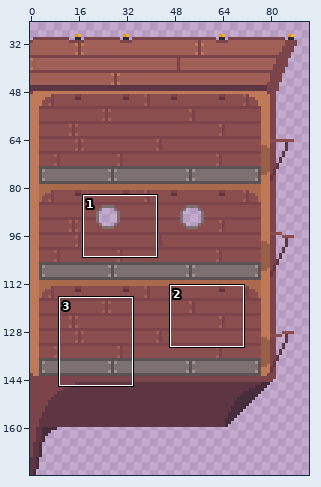
File history of a sprite sheet, Assets/Sprites/Level/Airship_Player.png. The picture above shows the old version from afar; the outline marks the close-up.
Close-up. As it was:
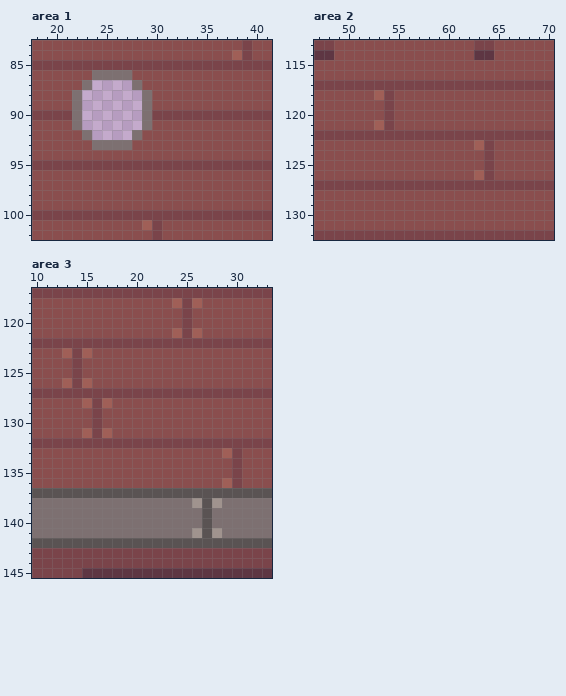
The file is 96x176 pixels. Colours within 5 levels of each other are drawn and written as one. Shown: area 1: x 18..41, y 83..102; area 2: x 47..70, y 113..132; area 3: x 10..33, y 117..145. The wide view leaves out empty margins. The commit also changed other parts of the picture, which this record leaves out.
After:
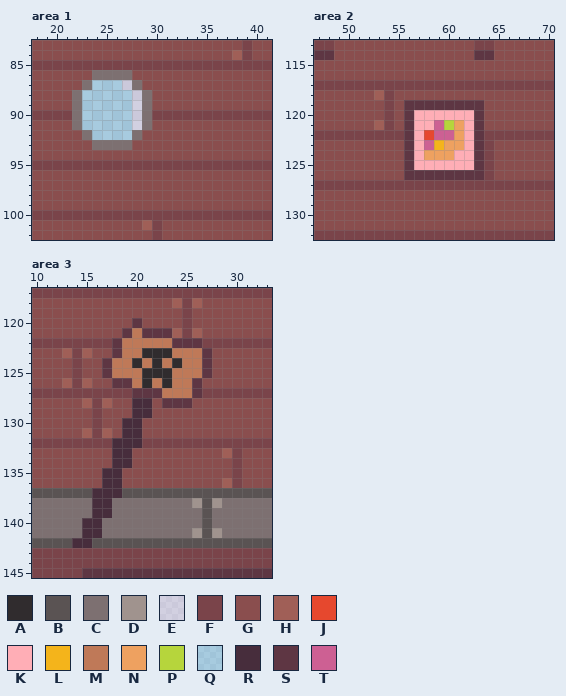
Palette (. is transparent): A #302c2e  B #5a5353  C #7d7071  D #a0938e  E #dff6f580  F #7a444a  G #8a4e4e  H #a05f57  J #e6482e  K #ffaeb6  L #f4b41b  M #bf7958  N #eea160  P #b6d53c  Q #8aebf180  R #472d3c  S #5e3643  T #cd6093
Changes in this commit:
Area 1:
y 87: x 24..27 .... -> QQQE
y 88..91: x 23..28 ...... -> QQQQQE
y 92: x 24..27 .... -> QQQQ
Area 2:
y 119: x 56..63 GGGGGGGG -> SSSSSSSS
y 120: x 56..63 GGGGGGGG -> SKKKKKKS
y 121: x 56..63 GGGGGGGG -> SKKTPNKS
y 122: x 56..63 FFFFFFFF -> SKJTTNKS
y 123: x 56..63 GGGGGGGH -> SKTLNNKS
y 124: x 56..63 GGGGGGGG -> SKNNNKKS
y 125: x 56..63 GGGGGGGG -> SKKKKKKS
y 126: x 56..63 GGGGGGGH -> SSSSSSSS
Area 3:
y 120: x 20 G -> S
y 121: x 19..23 GGGGG -> SMSSS
y 122: x 18..26 FFFFFFFFF -> SMMMMMSSS
y 123: x 18..27 GGGGGGGGGG -> SMMAAAMMMS
y 124: x 17..27 GGGGGGGGGGG -> SMMAMAMAMMS
y 125: x 17..27 GGGGGGGGGGG -> SMMMAAAMMMS
y 126: x 18..26 GGGGGGGGG -> SSMAMAMMS
y 127: x 20..26 FFFFFFF -> SSSMMMS
y 128: x 20..21 GG -> RR; x 23..25 GGG -> SSS
y 129: x 20..21 GG -> RR
y 130..131: x 19..20 GG -> RR
y 132: x 18..20 FFF -> RRR
y 133..134: x 18..19 GG -> RR
y 135..136: x 17..18 GG -> RR
y 137: x 16..18 BBB -> RRR
y 138..139: x 16..17 CC -> RR
y 140..141: x 15..16 CC -> RR
y 142: x 14..15 BB -> RR
Pixel boxes of the changes (left, top, right, bottom) in both close-ups:
added: (82, 80, 142, 140)
changed: (404, 100, 484, 180)
changed: (72, 318, 212, 548)
